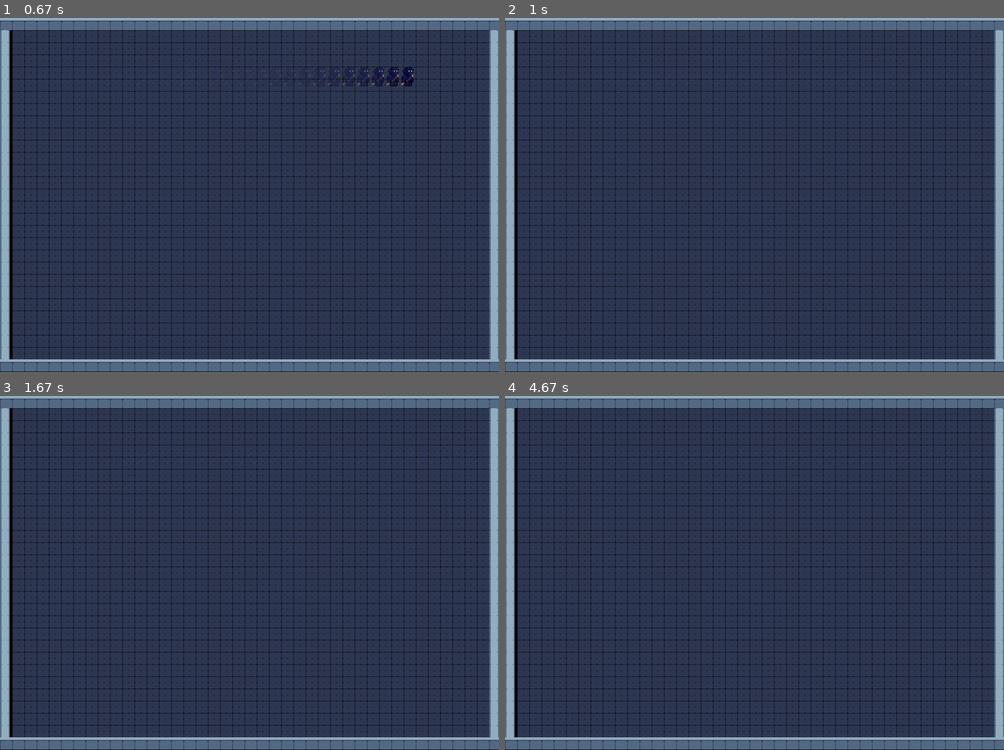
Above: before the commit, frames 1-4 (two rows, left to right).
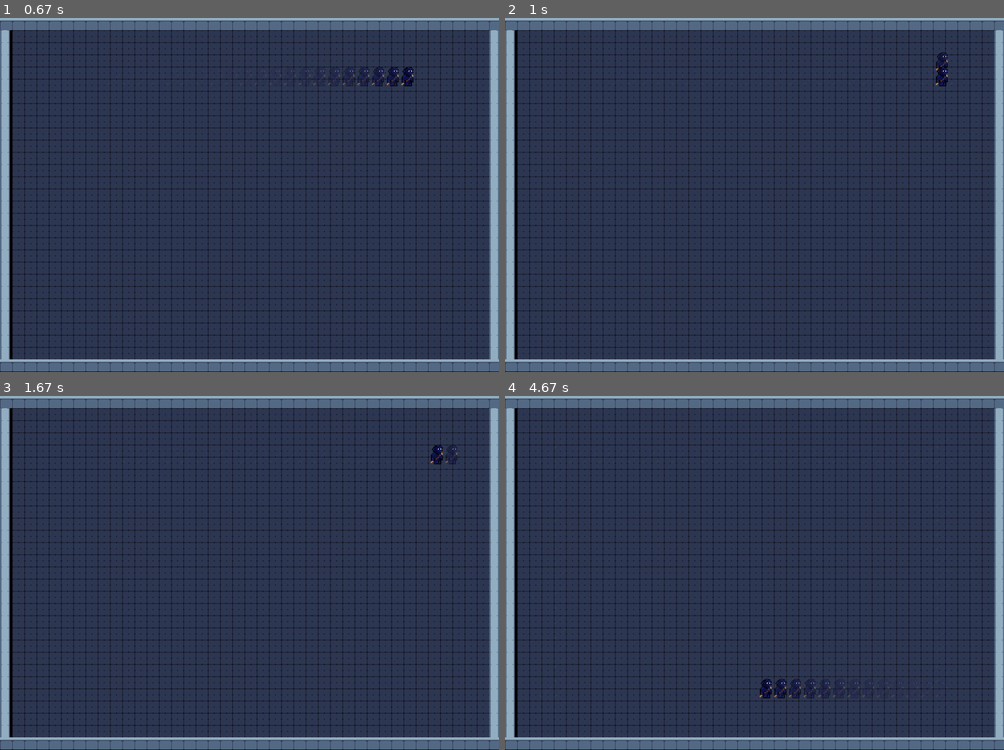
Above: after the commit, the same moments.

Repository: insper-classroom/devlife-23-1-projeto-pygame-gustavoc_sarti
Game: pygame game, started from main.py
Two runs of this game, one before a commit and one after it. Both use one fixed random seed, a clock stepped at 60 frames per second and the inputs below.
Inputs:
- Up to frame 1 (0.67 s): hold Right from 0.33 s (still down)
- Up to frame 2 (1 s): release Right at 0.8 s; hold Up from 0.83 s (still down)
- Up to frame 3 (1.67 s): release Up at 1.13 s; hold Right 1.17-1.63 s
- Up to frame 4 (4.67 s): hold Left 1.67-2.2 s; hold Down 2.23-2.53 s; hold Left 2.57-2.97 s; hold Up 3-3.37 s; hold Right 3.4-4.03 s; hold Down 4.07-4.43 s; hold Left from 4.47 s (still down)

Frame 1 is identical in both runs. In frame 2, 0.2% of the frame differs, in the area x 86-89%, y 9-20%; in frame 3, 0.1%; in frame 4, 0.4%, in the area x 51-82%, y 79-86%.

Commit message:
colisao basica com parede

Diff:
--- a/config.py
+++ b/config.py
@@ -2,6 +2,7 @@
 SCREEN_WIDTH = 1020
 
 WALL_GAP = 25
+WALLS = []
 
 MAP = [
     ['X','X','X','X','X','X','X','X','X','X','X','X','X','X','X','X','X','X','X','X','X','X','X','X','X','X','X','X','X','X','X','X','X','X','X','X','X','X','X','X','X'],
--- a/game.py
+++ b/game.py
@@ -46,5 +46,5 @@
 
     def start(self):
         while self.atualiza_estado():
-            self.player.move()
+            self.player.move(self.walls)
             self.desenha()
--- a/sprites/map_content.py
+++ b/sprites/map_content.py
@@ -1,11 +1,12 @@
 import pygame
-
+from config import *
 class SideWall(pygame.sprite.Sprite):
     def __init__(self, position, group):
         super().__init__(group)
         self.image = pygame.image.load('assets/images/sidewall.png')
         self.image = pygame.transform.scale(self.image, (20, 25))
         self.rect = self.image.get_rect(topleft=position)
+        WALLS.append(self.rect)
 
 class Wall(pygame.sprite.Sprite):
     def __init__(self, position, group):
--- a/sprites/player.py
+++ b/sprites/player.py
@@ -18,7 +18,7 @@
         self.speed = 30
 
 
-    def move(self):
+    def move(self, walls):
         keys = pyg.key.get_pressed()
         if self.state['moving'] == False:
             if keys[pyg.K_UP]:
@@ -31,8 +31,17 @@
             elif keys[pyg.K_RIGHT]:
                 self.direction[0] = 1
 
-        self.rect.move_ip(self.direction[0] * self.speed, self.direction[1] * self.speed)
+        if not self.collision(walls):
+            self.rect.move_ip(self.direction[0] * self.speed, self.direction[1] * self.speed)
 
+    def collision(self, walls):
+        for wall in walls:
+            if self.rect.colliderect(wall.rect):
+                self.rect.move_ip(-self.direction[0] * self.speed, -self.direction[1] * self.speed)
+                self.direction = [0, 0]
+                self.state['moving'] = False
+                return True
+        return False
 
 
     def draw(self):
